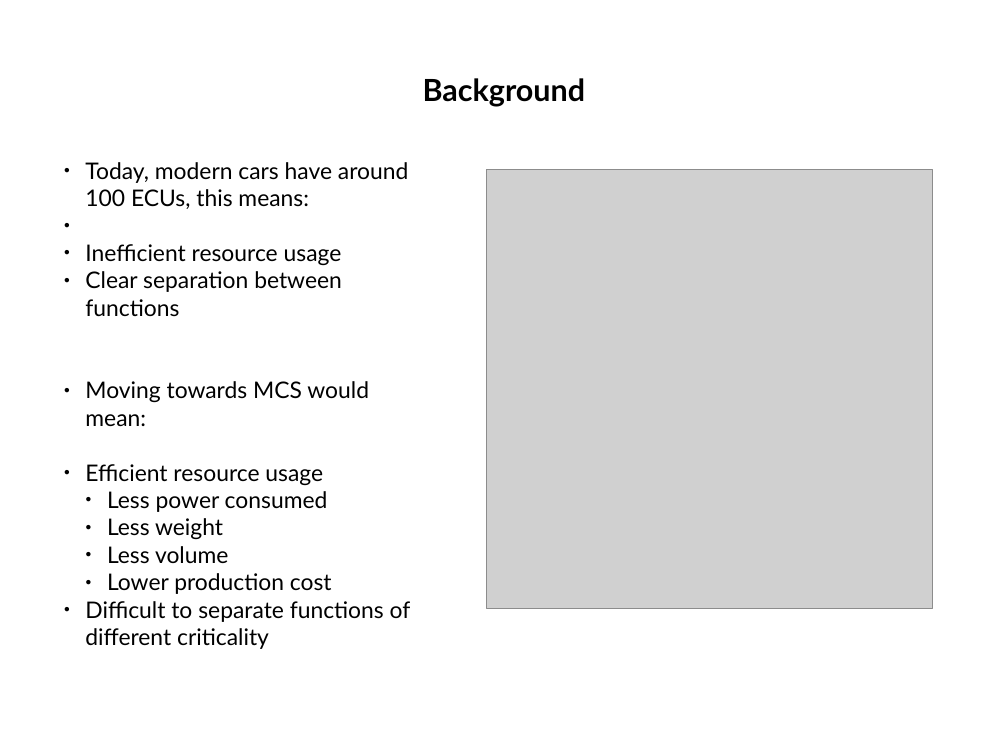
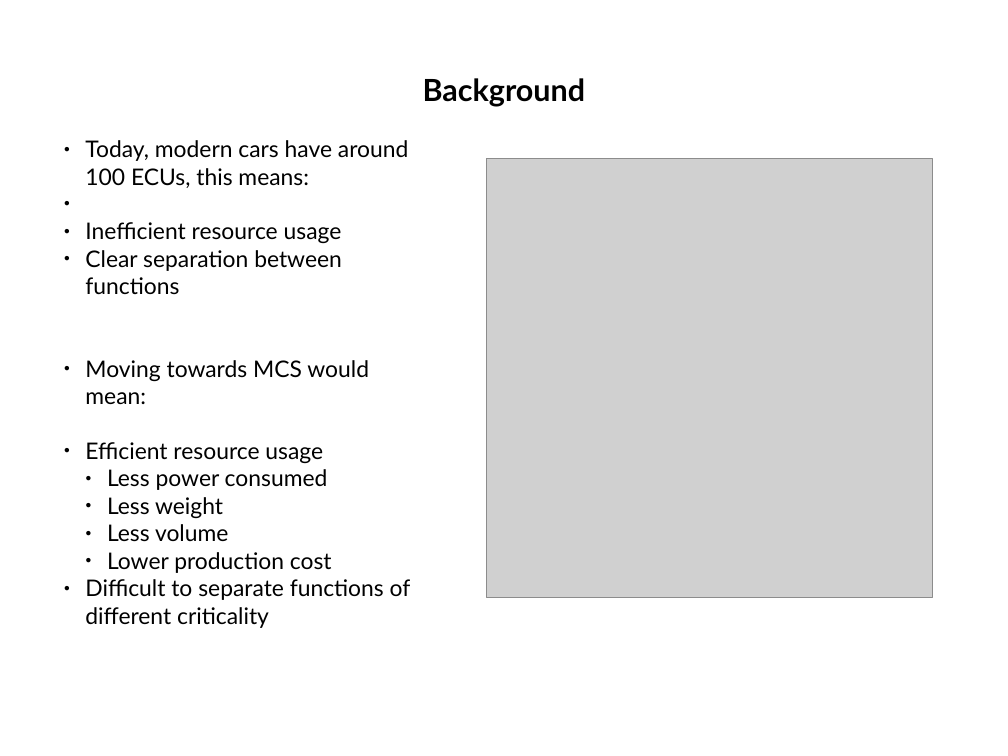
Before and after one commit to afcmrp/exjobb, a slide deck: slide 2 of Admin/planning_presentation.odp. Drawn at 1008x756 pixels with LibreOffice and Linux fonts; fonts in the diff are those of the drawing; grey boxes stand for pictures. Boxes give left, top, right and bottom in pixels: in the first picture for what was removed or moved away, otherwise in the second. Text is boxed around its words. In the diff, an @@ line names an element or a change of style, - is before the commit and + after.

```diff
--- a/Admin/planning_presentation.odp
+++ b/Admin/planning_presentation.odp
@@ text "Today, modern cars have around ...": place and size @@
-text "Today, modern cars have around ..." at [85,162,411,649]
+text "Today, modern cars have around ..." at [85,140,411,628]
@@ picture: place and size @@
-picture at [487,169,933,607]
+picture at [487,159,933,597]
```
Also in this commit, not shown: 7 slides added, 1 slide removed, 3 other files.
